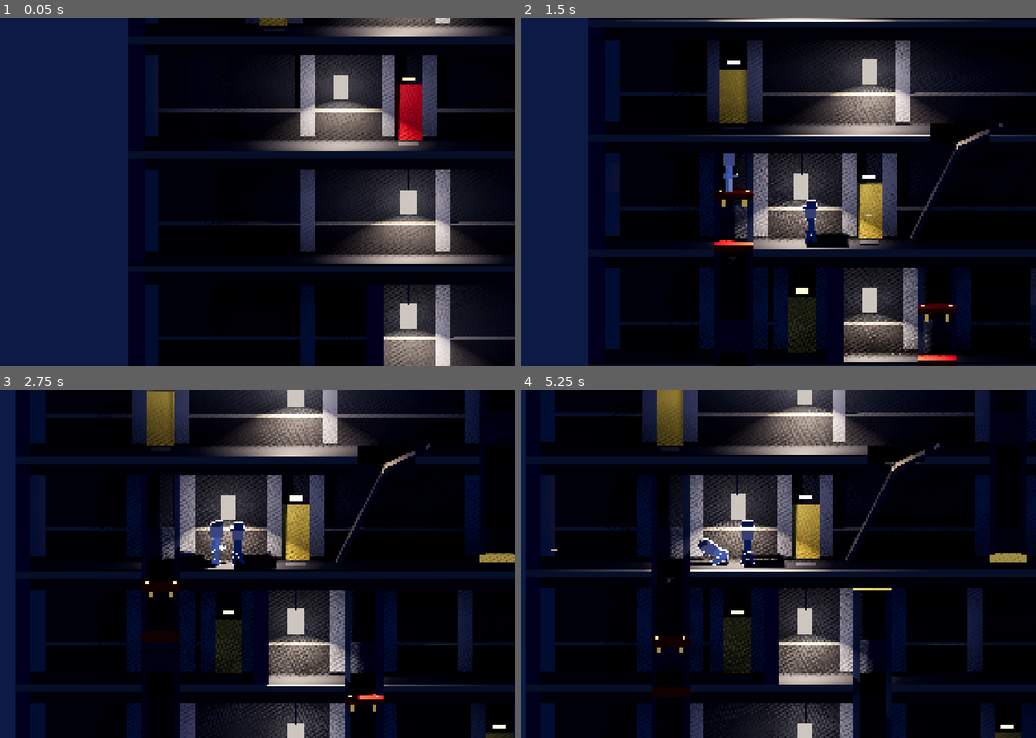
Above: before the commit, frames 1-4 (two rows, left to right).
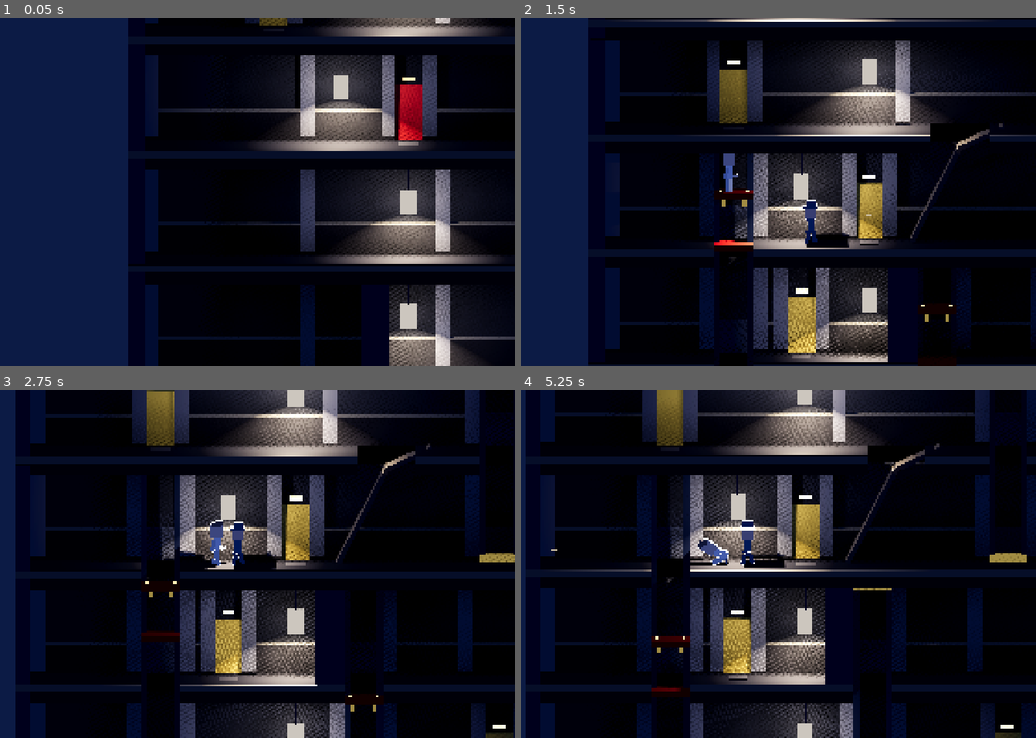
Above: after the commit, the same moments.

Repository: BalashovDmitriy/elaction
Game: Godot game, scene res://tools/combat_shot.tscn
Two runs of this game, one before a commit and one after it. Both use one fixed random seed, a clock stepped at 60 frames per second and the inputs below. This scene is started directly instead of the project's main scene.
Inputs (mouse positions are in pixels of both pictures, inside the frame that each line leads up to):
- Up to frame 1 (0.05 s): no input
- Up to frame 2 (1.5 s): tap Enter at 0.5 s; move the mouse to (860, 174) at 0.52 s; hold Right (move_right) 0.53-1.25 s; tap X (shoot) at 0.6 s; click (860, 174) at 0.67 s; tap Space (jump) at 0.77 s; drag from (603, 209) to (696, 261) at 1.27 s
- Up to frame 3 (2.75 s): move the mouse to (267, 487) at 2.02 s; hold Right (move_right) from 2.03 s (still down); tap Alt at 2.1 s
- Up to frame 4 (5.25 s): release Right (move_right) at 2.75 s; drag from (696, 633) to (541, 511) at 2.77 s; move the mouse to (912, 616) at 3.52 s; hold Left (move_left) 3.53-4.25 s; tap X (shoot) at 3.6 s; tap Space (jump) at 3.77 s; drag from (541, 511) to (634, 477) at 4.27 s; move the mouse to (757, 564) at 5.02 s; hold Down (move_down) from 5.03 s (still down); tap Alt at 5.1 s; click (757, 564) at 5.17 s

The runs differ from the first frame. In frame 1, 0.6% of the frame differs, in the area x 66-88%, y 76-100%; in frame 2, 6.0%; in frame 3, 6.1%, in the area x 26-89%, y 44-89%; in frame 4, 6.1%.

Commit message:
fix(m18a): внутренняя стена читается стеной, а не пилястрой
На кадрах вехи стена шириной 0.48 м не отличалась от пилястры (0.45): «здесь
не пройти» выглядело украшением. Стена стала почти метровой — читаемость
аркады важнее правдоподобия (ADR-0019). Мест это не стоит: стена стоит
на границе между местами, а шаг сетки 2.1 м.

Co-Authored-By: Claude Opus 5 (1M context) <noreply@anthropic.com>

Diff:
--- a/src/levels/building_rules.gd
+++ b/src/levels/building_rules.gd
@@ -141,7 +141,13 @@
 ##
 ## Не на каждом: стена — это крюк через другой этаж, и на каждом этаже подряд
 ## спуск превратился бы в лабиринт (ADR-0024, решение 5).
-@export var inner_wall_width: float = 0.48
+##
+## Почти метр, а не толщина наружной стены: на первых кадрах вехи стена шириной
+## 0.48 м не отличалась от пилястры (0.45), и «здесь не пройти» читалось как
+## украшение. Читаемость аркады важнее правдоподобия — правило пивота
+## ([ADR-0019](0019-3d-pivot.md)). Места это не стоит: стена стоит на границе
+## между местами, а шаг сетки 2.1 м.
+@export var inner_wall_width: float = 0.9
 @export var wall_chance: float = 0.35
 
 ## Проём под эскалатор: на сколько он отступает от площадки и какой он ширины, м.
Not shown, changed: docs/STATUS.md
